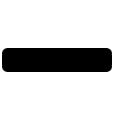
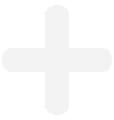
Layers edited between the first and the second 114 x 120 image:
added group "White" with 2 layers above "Black" over (2, 5, 112, 115)
added layer "Layer 1 copy" in group "White" over (45, 5, 69, 115)
added layer "Minus" (1st of 2, in "White") in group "White" over (2, 48, 112, 72)
moved "Minus" (2nd of 2, in "Black") into group "Black" over (2, 48, 112, 72)
